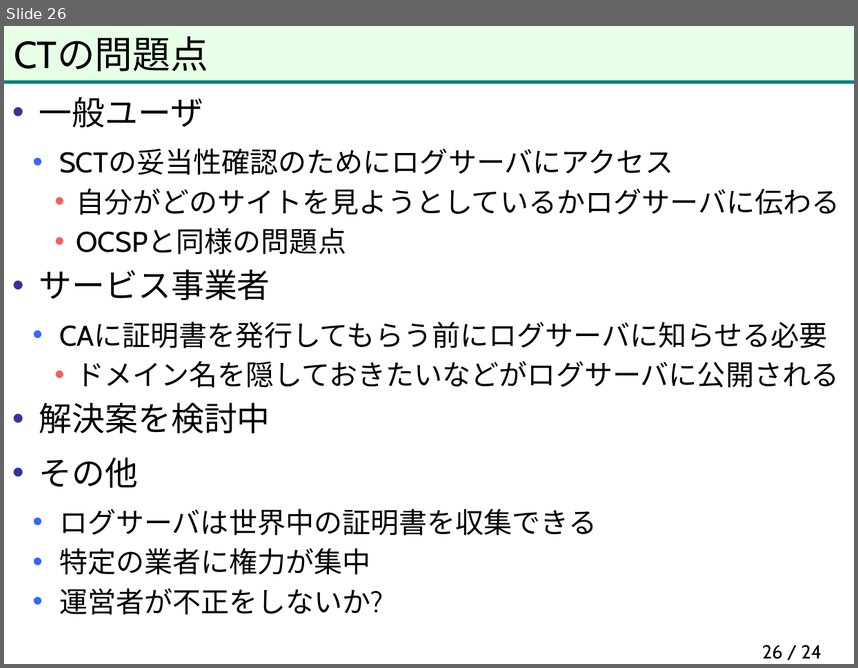
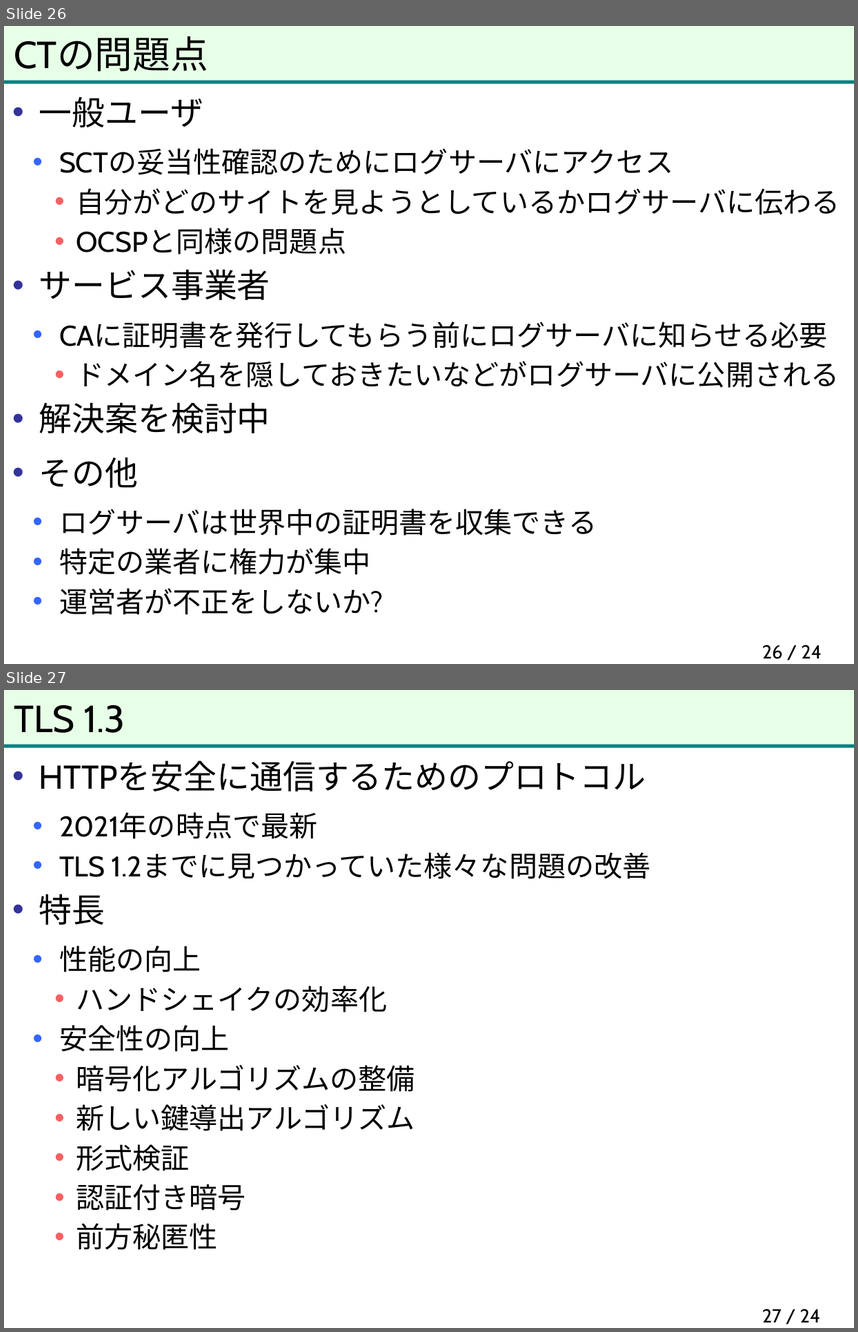
Before and after one commit to herumi/anninbon, a slide deck: lec/anninbon8.pptx. Shown one above the other, each under a label of ours: slide 26 before the commit, slides 26 and 27 after it. The pictures are 858x668 and 858x1332 pixels, drawn with LibreOffice and Linux fonts; fonts in the diff are those of the drawing; background and template pictures are left out. Boxes give left, top, right and bottom in pixels: in the first picture for what was removed or moved away, otherwise in the second. Text is boxed around its words. In the diff, an @@ line names an element or a change of style, - is before the commit and + after.

```diff
--- a/lec/anninbon8.pptx
+++ b/lec/anninbon8.pptx
@@ slide 27 added at [4,690,854,1328], background #FFFFFF; not listed: 2 template elements that a slide beside it also shows @@
@@ title added at [14,705,125,733], 32 pt, text #000000 @@
+TLS 1.3
@@ text added at [39,760,651,1250], 24 pt, text #000000 @@
+• HTTPを安全に通信するためのプロトコル
+  • 2021年の時点で最新
+  • TLS 1.2までに見つかっていた様々な問題の改善
+• 特長
+  • 性能の向上
+    • ハンドシェイクの効率化
+  • 安全性の向上
+    • 暗号化アルゴリズムの整備
+    • 新しい鍵導出アルゴリズム
+    • 形式検証
+    • 認証付き暗号
+    • 前方秘匿性
@@ page number added at [762,1308,821,1322], 16 pt, text #000000 @@
+27 / 24
```
Also in this commit, not shown: 14 other slides added.
